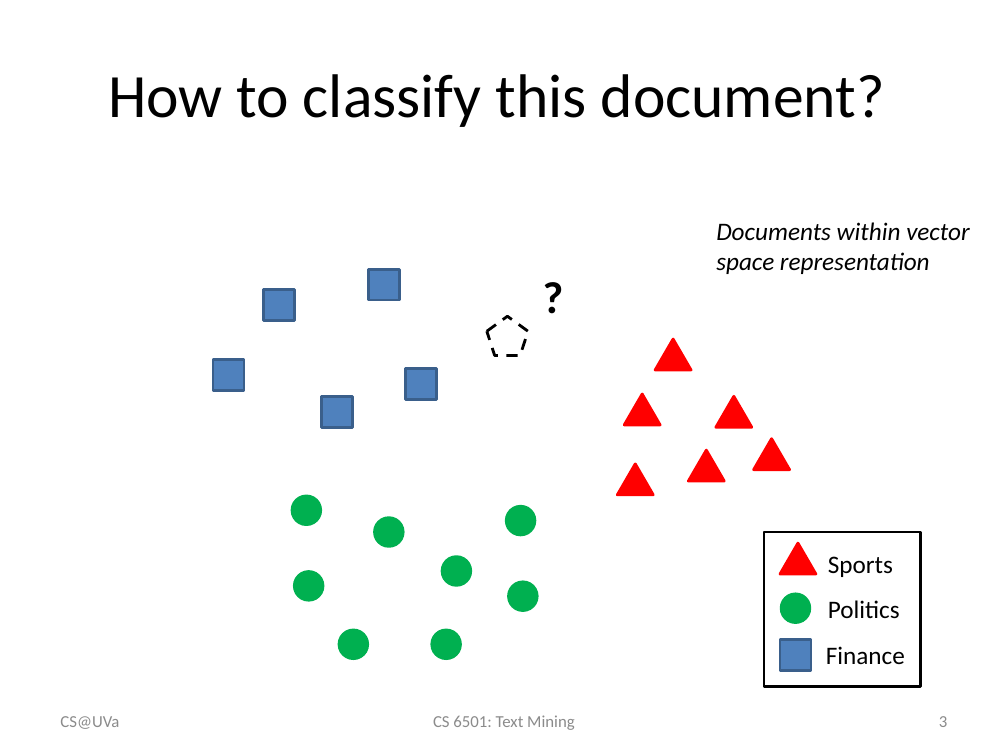
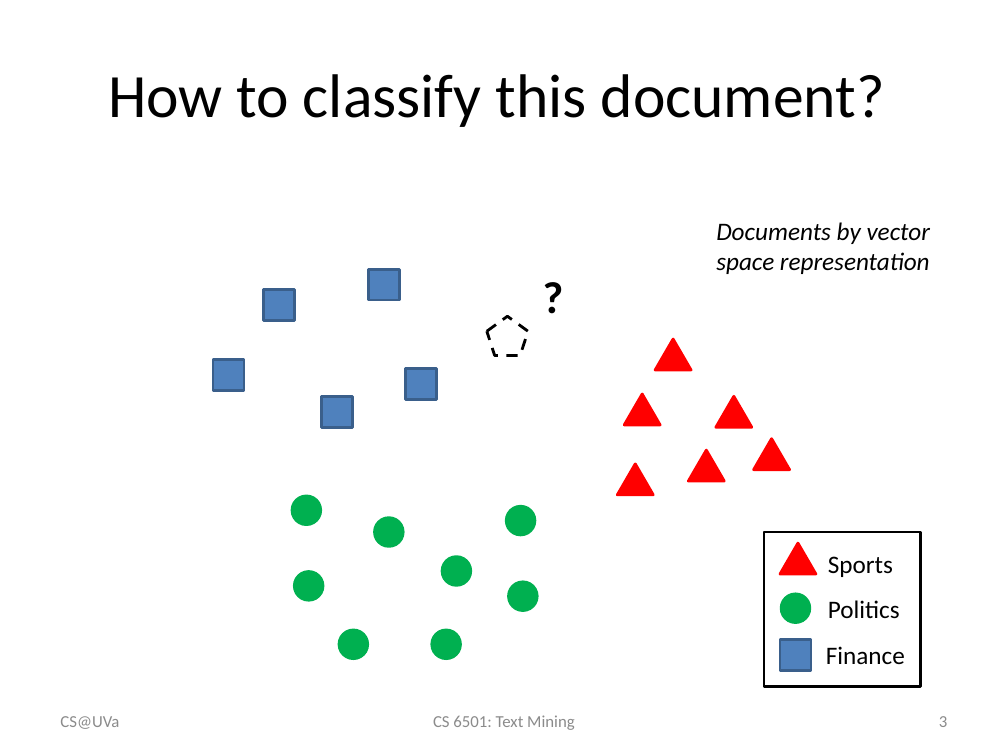
Before and after one commit to wang296/CS6501-Text-Mining, a slide deck: slide 3 of docs/kNN & Naïve Bayes.pptx. Drawn at 1008x756 pixels with LibreOffice and Linux fonts; fonts in the diff are those of the drawing. Boxes give left, top, right and bottom in pixels: in the first picture for what was removed or moved away, otherwise in the second. Text is boxed around its words. In the diff, an @@ line names an element or a change of style, - is before the commit and + after.

```diff
--- a/docs/kNN & Naïve Bayes.pptx
+++ b/docs/kNN & Naïve Bayes.pptx
@@ text at box(716, 222, 930, 274): text changed @@
-Documents within vector space representation
+Documents by vector space representation
```
Also in this commit, not shown: 4 other slides changed, 6 slides added, 6 other files.
